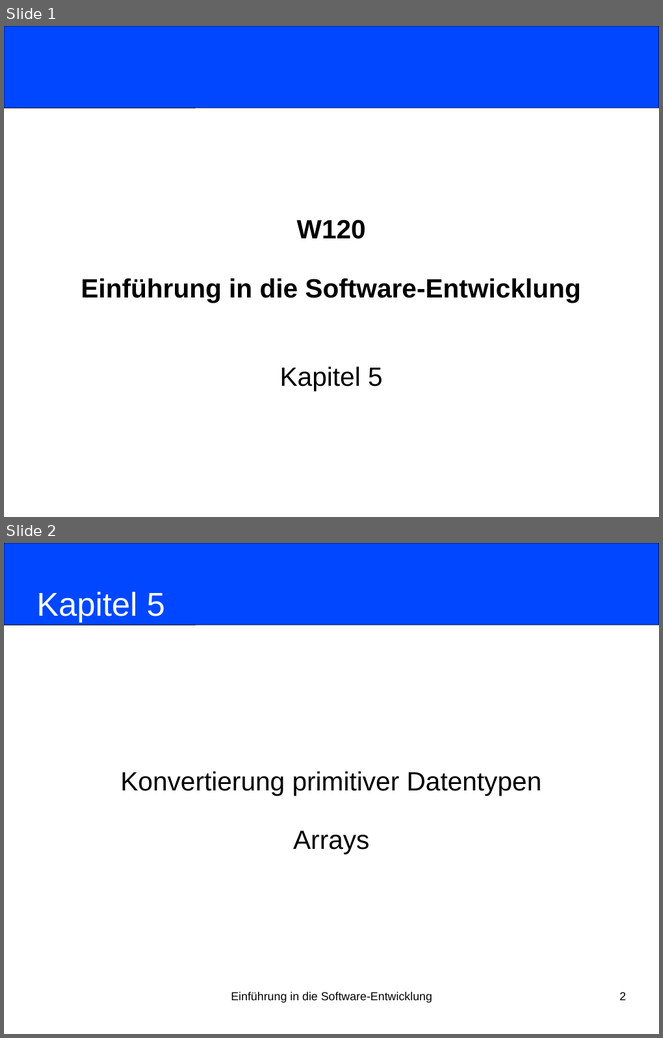
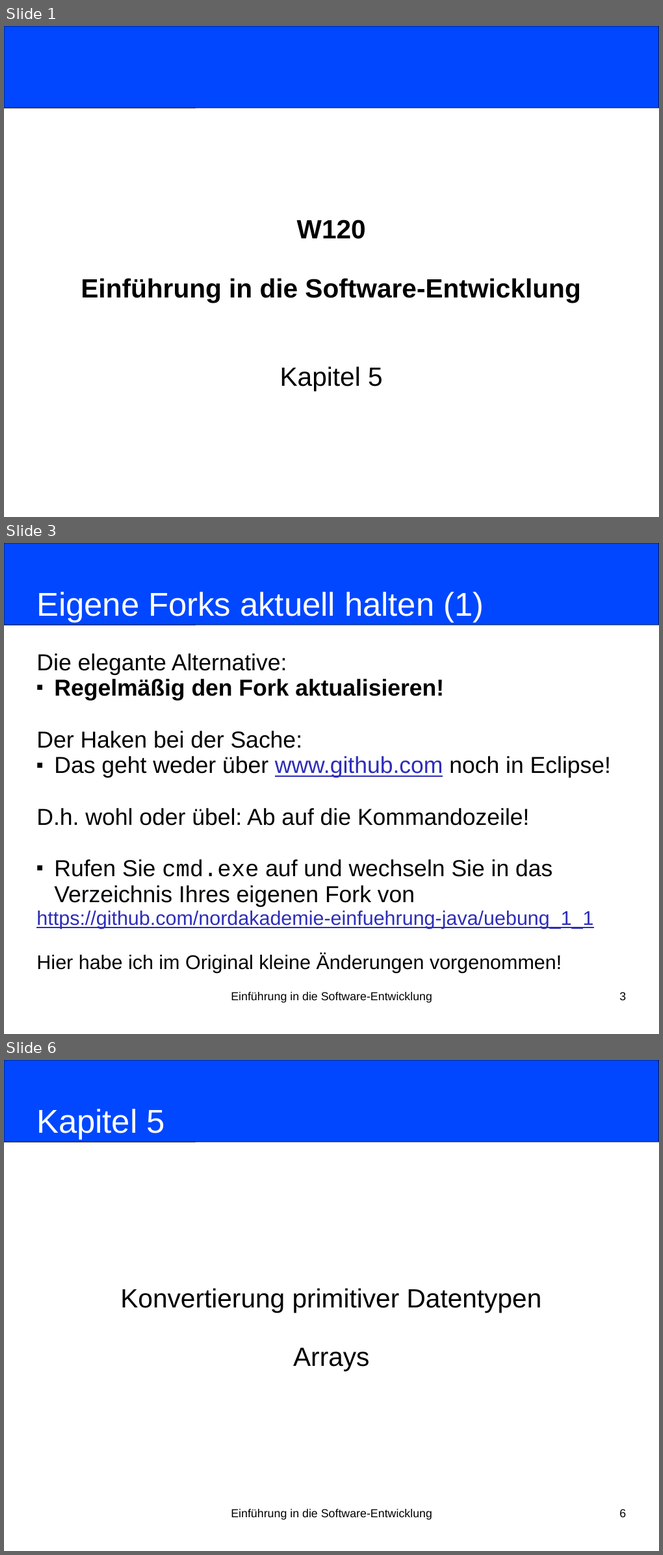
Before and after one commit to nordakademie-einfuehrung-java/vorlesungsskript, a slide deck: folien/Semester_03_Termin_06_Kapitel05.pptx. Shown one above the other, each under a label of ours: slides 1 and 2 before the commit, slides 1, 3 and 6 after it; the slides between them are not shown. The pictures are 663x1038 and 663x1555 pixels, drawn with LibreOffice and Linux fonts; fonts in the diff are those of the drawing. Boxes give left, top, right and bottom in pixels: in the first picture for what was removed or moved away, otherwise in the second. Text is boxed around its words. In the diff, an @@ line names an element or a change of style, - is before the commit and + after.

Commit message:
github fork-sync uebung

```diff
--- a/folien/Semester_03_Termin_06_Kapitel05.pptx
+++ b/folien/Semester_03_Termin_06_Kapitel05.pptx
@@ slide 3 added at (4, 543, 659, 1034), background #FFFFFF @@
@@ rounded rectangle added at (4, 543, 659, 625), fill #0047FF, outline #000000 0.75 pt @@
@@ title added at (36, 592, 484, 622), 40 pt, text #FFFFFF @@
+Eigene Forks aktuell halten (1)
@@ subtitle added at (36, 653, 611, 973), 28 pt, text #000000 @@
+Die elegante Alternative:
+■ Regelmäßig den Fork aktualisieren!
+Der Haken bei der Sache:
+■ Das geht weder über www.github.com noch in Eclipse!
+D.h. wohl oder übel: Ab auf die Kommandozeile!
+■ Rufen Sie cmd.exe auf und wechseln Sie in das Verzeichnis Ihres eigenen Fork von
+https://github.com/nordakademie-einfuehrung-java/uebung_1_1
+Hier habe ich im Original kleine Änderungen vorgenommen!
@@ text added at (231, 992, 432, 1003), 14 pt, text #000000 @@
+Einführung in die Software-Entwicklung
@@ page number added at (620, 992, 626, 1001), 14 pt, text #000000 @@
+3
@@ what was slide 2 is now slide 6 @@
@@ page number at (620, 1509, 626, 1518): text changed @@
-2
+6
```
Also in this commit, not shown: 3 other slides added.
